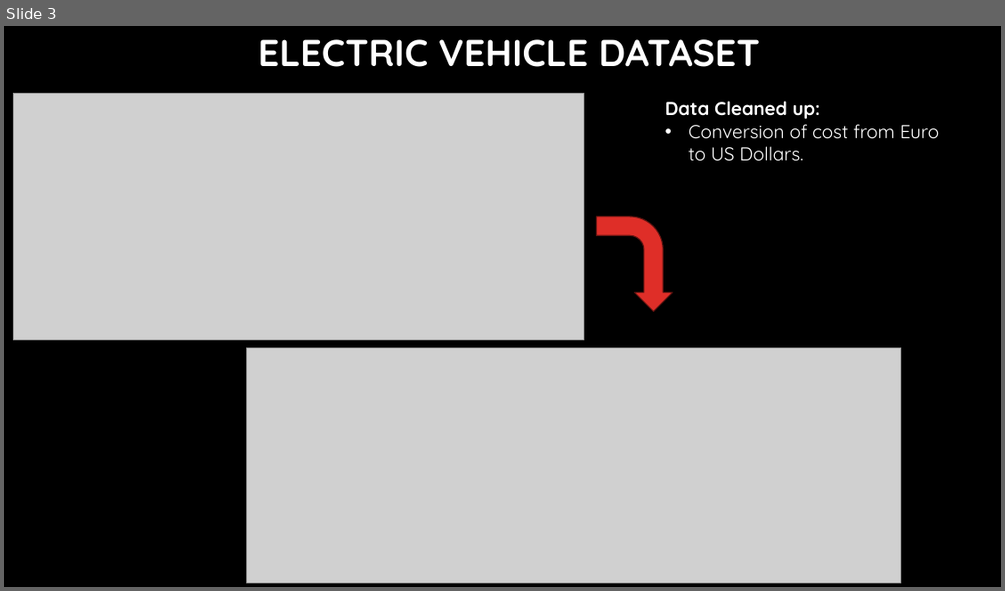
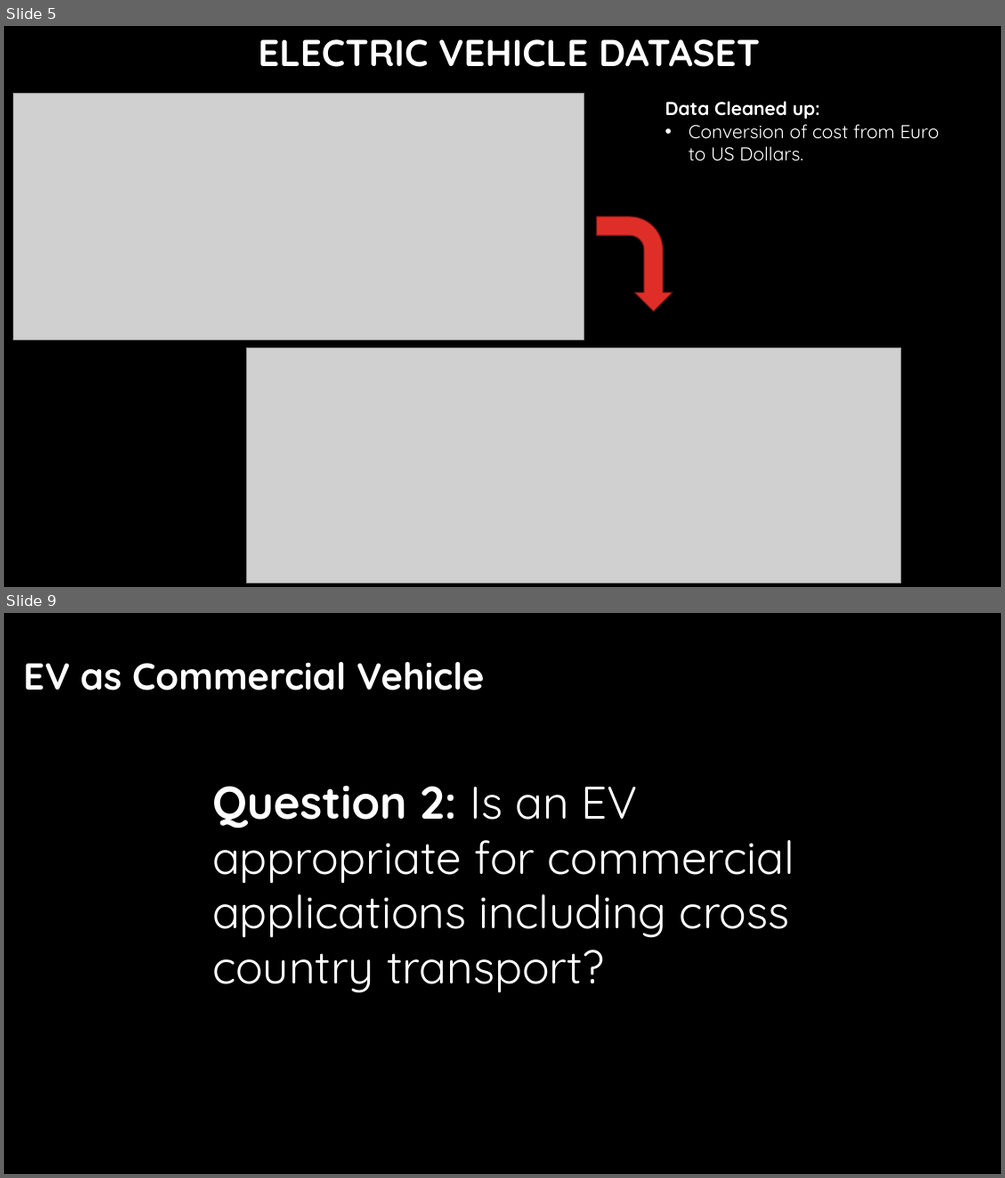
Before and after one commit to Jadium19/EVperformanceAnalysis, a slide deck: EV Slide Deck [Autosaved].pptx. Shown one above the other, each under a label of ours: slide 3 before the commit, slides 5 and 9 after it; the slides between them are not shown. The pictures are 1005x591 and 1005x1178 pixels, drawn with LibreOffice and Linux fonts; fonts in the diff are those of the drawing; grey boxes stand for pictures; background and template pictures are left out. Boxes give left, top, right and bottom in pixels: in the first picture for what was removed or moved away, otherwise in the second. Text is boxed around its words. In the diff, an @@ line names an element or a change of style, - is before the commit and + after.

```diff
--- a/EV Slide Deck [Autosaved].pptx
+++ b/EV Slide Deck [Autosaved].pptx
@@ slide 9 added at (4, 613, 1001, 1174), background #000000 @@
@@ text added at (24, 662, 484, 690), 36 pt, text #FFFFFF, bold @@
+EV as Commercial Vehicle
@@ text added at (212, 786, 795, 993), 44 pt, text #FFFFFF @@
+Question 2: Is an EV appropriate for commercial applications including cross country transport?
@@ what was slide 3 is now slide 5 @@
```
Also in this commit, not shown: 8 slides changed, 5 other slides added, 3 slides removed.
